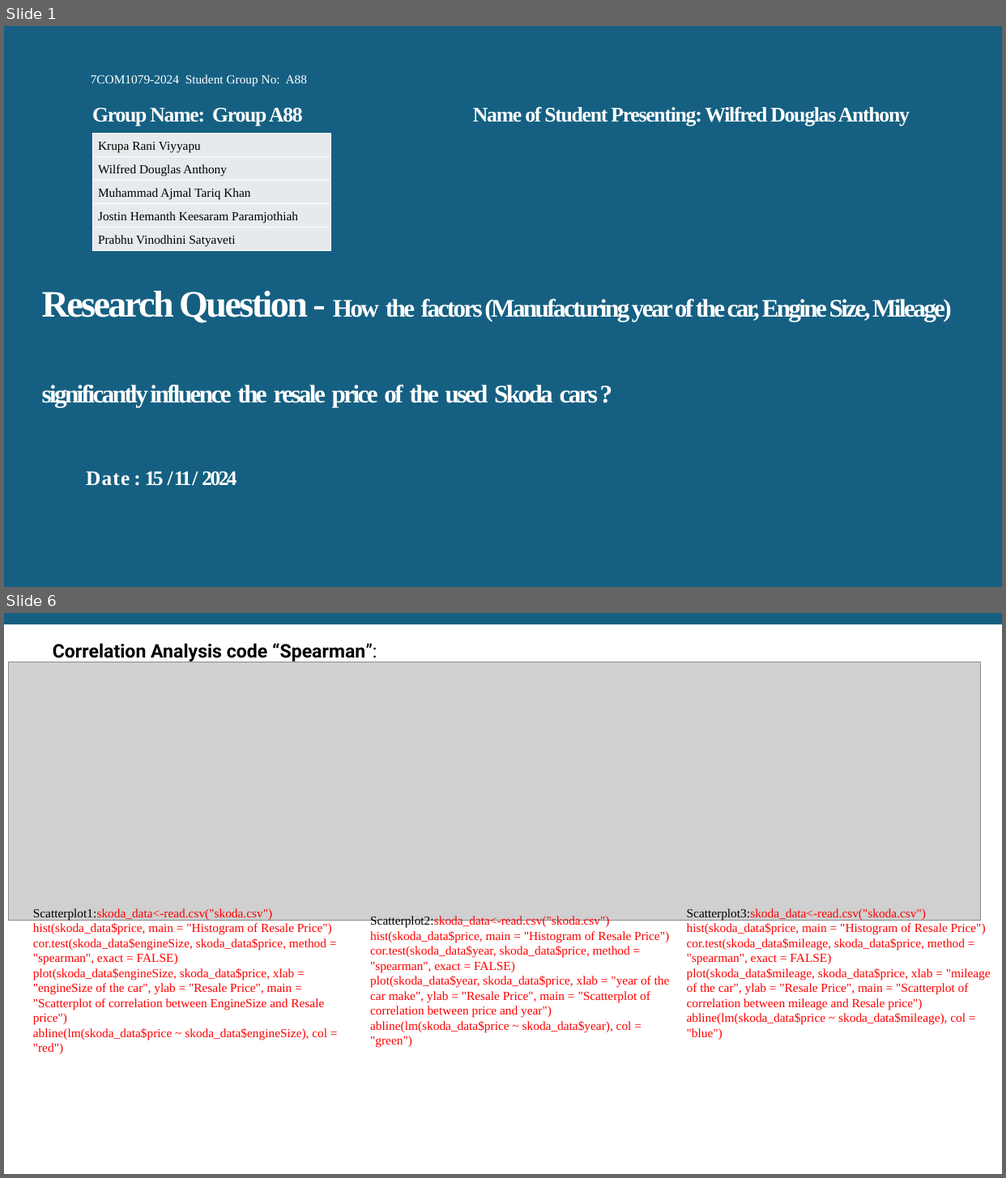
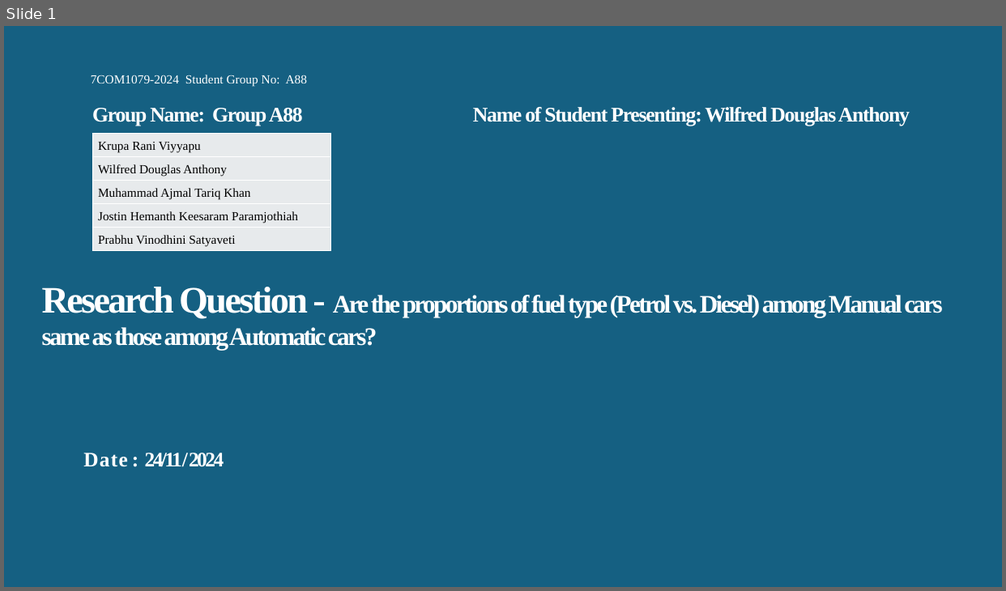
Before and after one commit to KrupaRaniHerts/Group88, a slide deck: 7COM1079-Tutorial_4.pptx. Shown one above the other, each under a label of ours: slides 1 and 6 before the commit, slide 1 after it; the slides between them are not shown. The pictures are 1006x1178 and 1006x591 pixels, drawn with LibreOffice and Linux fonts; fonts in the diff are those of the drawing; grey boxes stand for pictures; background and template pictures are left out. Boxes give left, top, right and bottom in pixels: in the first picture for what was removed or moved away, otherwise in the second. Text is boxed around its words. In the diff, an @@ line names an element or a change of style, - is before the commit and + after.

Commit message:
Modified Comparison of Analysis PPT

```diff
--- a/7COM1079-Tutorial_4.pptx
+++ b/7COM1079-Tutorial_4.pptx
@@ slide 6 removed at (x1=4, y1=613, x2=1002, y2=1174), background #FFFFFF @@
@@ rectangle removed at (x1=4, y1=613, x2=1002, y2=624) @@
@@ text removed at (x1=53, y1=643, x2=377, y2=662) @@
-Correlation Analysis code “Spearman”:
@@ picture removed at (x1=9, y1=662, x2=980, y2=921) @@
@@ text removed at (x1=33, y1=909, x2=332, y2=1054) @@
-Scatterplot1:skoda_data<-read.csv("skoda.csv")
-hist(skoda_data$price, main = "Histogram of Resale Price")
-cor.test(skoda_data$engineSize, skoda_data$price, method = "spearman", exact = FALSE)
-plot(skoda_data$engineSize, skoda_data$price, xlab = "engineSize of the car", ylab = "Resale Price", main = "Scatterplot of correlation between EngineSize and Resale price")
-abline(lm(skoda_data$price ~ skoda_data$engineSize), col = "red")
@@ text removed at (x1=370, y1=915, x2=670, y2=1048) @@
-Scatterplot2:skoda_data<-read.csv("skoda.csv")
-hist(skoda_data$price, main = "Histogram of Resale Price")
-cor.test(skoda_data$year, skoda_data$price, method = "spearman", exact = FALSE)
-plot(skoda_data$year, skoda_data$price, xlab = "year of the car make", ylab = "Resale Price", main = "Scatterplot of correlation between price and year")
-abline(lm(skoda_data$price ~ skoda_data$year), col = "green")
@@ text removed at (x1=687, y1=909, x2=991, y2=1040) @@
-Scatterplot3:skoda_data<-read.csv("skoda.csv")
-hist(skoda_data$price, main = "Histogram of Resale Price")
-cor.test(skoda_data$mileage, skoda_data$price, method = "spearman", exact = FALSE)
-plot(skoda_data$mileage, skoda_data$price, xlab = "mileage of the car", ylab = "Resale Price", main = "Scatterplot of correlation between mileage and Resale price")
-abline(lm(skoda_data$price ~ skoda_data$mileage), col = "blue")
@@ slide 1 changed as well @@
@@ title at (x1=42, y1=287, x2=942, y2=467): text changed @@
-Research Question - How the factors (Manufacturing year of the car, Engine Size, Mileage) significantly influence the resale price of the used Skoda cars ?
-D a t e : 15 / 11 / 2024
+Research Question - Are the proportions of fuel type (Petrol vs. Diesel) among Manual cars same as those among Automatic cars?
+D a t e : 24/11/ 2024
```
Also in this commit, not shown: 2 other slides changed, 3 slides added, 3 other slides removed.
